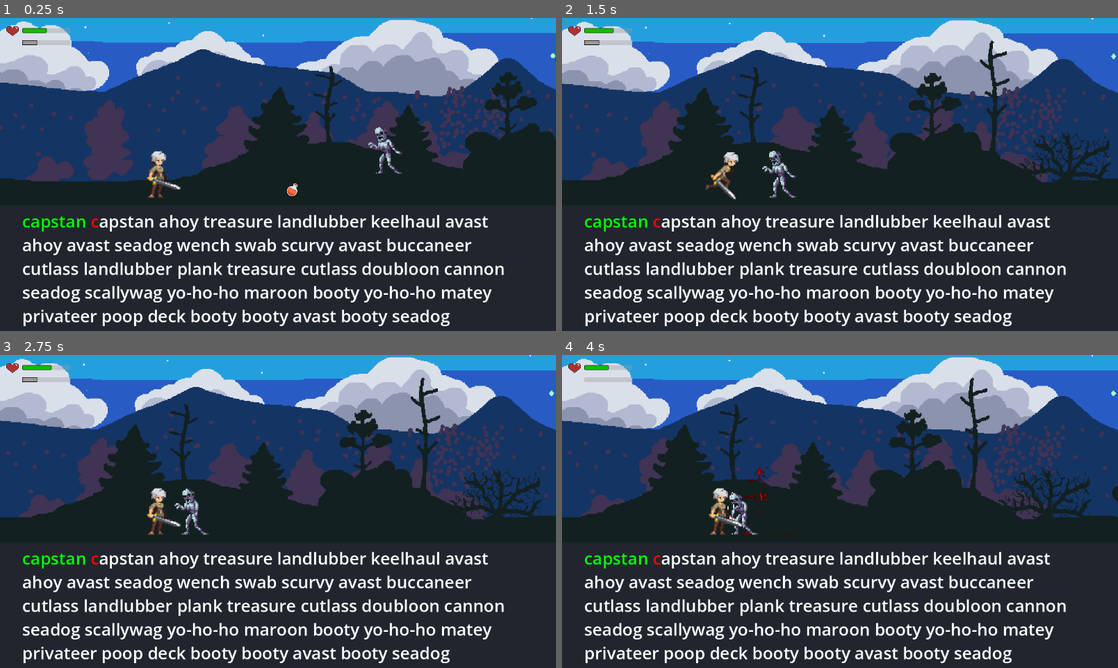
Above: before the commit, frames 1-4 (two rows, left to right).
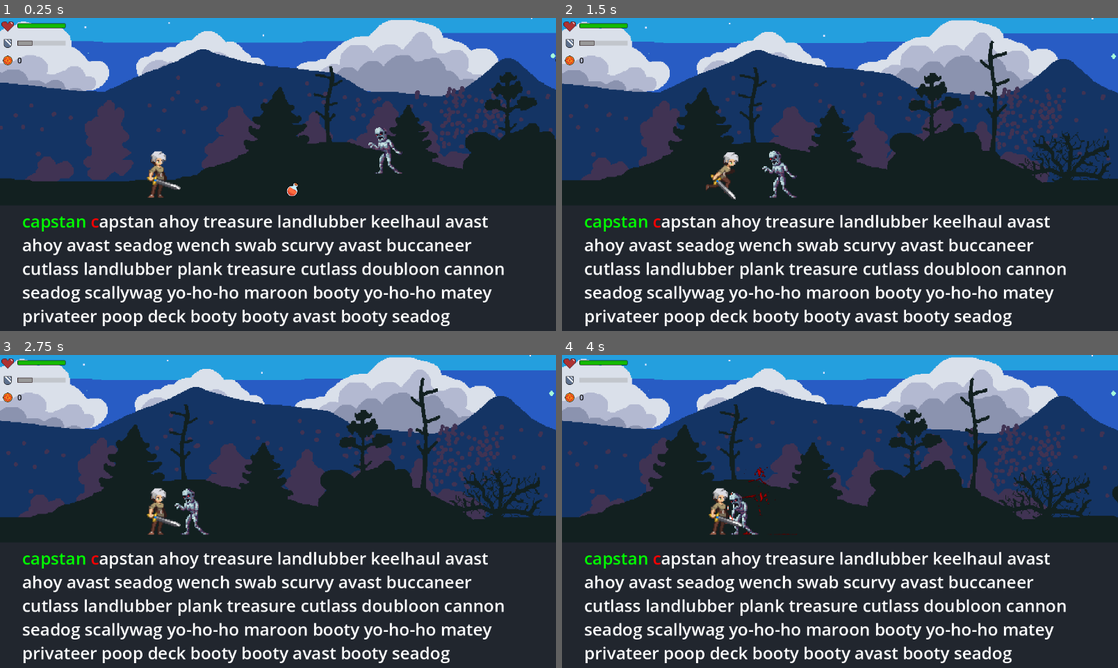
Above: after the commit, the same moments.

Repository: Rip50/RogueType
Game: Godot game, scene res://scenes/levels/level_night_forest.tscn
Two runs of this game, one before a commit and one after it. Both use one fixed random seed, a clock stepped at 60 frames per second and the inputs below.
Inputs (mouse positions are in pixels of both pictures, inside the frame that each line leads up to):
- Up to frame 1 (0.25 s): no input
- Up to frame 2 (1.5 s): tap Enter at 0.5 s; move the mouse to (962, 158) at 0.52 s; hold Right (move_right) from 0.53 s (still down); tap Space (attack) at 0.6 s; click (962, 158) at 0.67 s; move the mouse to (728, 190) at 1.27 s; tap Tab (pick_up) at 1.35 s
- Up to frame 3 (2.75 s): move the mouse to (333, 442) at 2.02 s; release Right (move_right) at 2.03 s; tap Space (attack) at 2.1 s
- Up to frame 4 (4 s): move the mouse to (812, 574) at 2.77 s; hold Right (move_right) from 2.78 s (still down); tap Tab (pick_up) at 2.85 s; click (812, 574) at 2.92 s; move the mouse to (1006, 558) at 3.52 s; tap Space (attack) at 3.6 s

The runs differ from the first frame. In frame 1, 0.5% of the frame differs, in the area x 0-13%, y 1-16%; in frame 2, 0.5%; in frame 3, 0.5%; in frame 4, 0.5%.

Commit message:
Gold counter. Icons for user interface

Diff:
--- a/scenes/ui/user_interface.gd
+++ b/scenes/ui/user_interface.gd
@@ -2,6 +2,7 @@
 
 @onready var health_bar = $VBoxContainer/HealthbarContainer/HealthBar
 @onready var defense_bar = $VBoxContainer/DefenseBarContainer/DefenseBar
+@onready var gold_counter: Label = $VBoxContainer/GoldContainer/GoldCounter
 
 # Called when the node enters the scene tree for the first time.
 func _ready() -> void:
@@ -9,6 +10,7 @@
 	SignalBus.player_max_health_changed.connect(_update_healthbar_max_value)
 	SignalBus.player_defense_changed.connect(_update_defensebar_value)
 	SignalBus.player_max_defense_changed.connect(_update_defensebar_max_value)
+	SignalBus.player_gold_changed.connect(_update_gold_counter)
 
 
 func _update_healthbar_value(value: int) -> void:
@@ -25,3 +27,7 @@
 
 func _update_defensebar_max_value(value: int) -> void:
 	defense_bar.max_value = value
+
+
+func _update_gold_counter(value: int) -> void:
+	gold_counter.text = str(value)
--- a/scenes/ui/user_interface.tscn
+++ b/scenes/ui/user_interface.tscn
@@ -1,7 +1,9 @@
-[gd_scene load_steps=6 format=3 uid="uid://bq3e801w55dpd"]
+[gd_scene load_steps=9 format=3 uid="uid://bq3e801w55dpd"]
 
 [ext_resource type="Texture2D" uid="uid://rajhyjl53v77" path="res://art/interface/heart.png" id="1_hbs40"]
 [ext_resource type="Script" path="res://scenes/ui/user_interface.gd" id="1_k7wxe"]
+[ext_resource type="Texture2D" uid="uid://ct57vagerg14b" path="res://art/interface/shield.png" id="3_c5mup"]
+[ext_resource type="Texture2D" uid="uid://cwrfbhdfffr6y" path="res://art/interface/coin.png" id="4_b2nd6"]
 
 [sub_resource type="StyleBoxFlat" id="StyleBoxFlat_pwtvn"]
 bg_color = Color(0.6, 0.6, 0.6, 0.368627)
@@ -26,18 +28,20 @@
 border_width_bottom = 1
 border_color = Color(0.0784314, 0, 0, 1)
 
+[sub_resource type="LabelSettings" id="LabelSettings_i4m7p"]
+font_color = Color(0, 0, 0, 1)
+outline_color = Color(0, 0, 0, 1)
+
 [node name="UserInterface" type="CanvasLayer"]
 script = ExtResource("1_k7wxe")
 
 [node name="VBoxContainer" type="VBoxContainer" parent="."]
-offset_left = 10.0
-offset_top = 10.0
-offset_right = 40.0
-offset_bottom = 40.0
+offset_right = 136.0
+offset_bottom = 95.0
 
 [node name="HealthbarContainer" type="HBoxContainer" parent="VBoxContainer"]
 layout_mode = 2
-size_flags_horizontal = 10
+size_flags_horizontal = 0
 
 [node name="CenterContainer" type="CenterContainer" parent="VBoxContainer/HealthbarContainer"]
 layout_mode = 2
@@ -52,15 +56,17 @@
 [node name="HealthBar" type="ProgressBar" parent="VBoxContainer/HealthbarContainer"]
 custom_minimum_size = Vector2(100, 10)
 layout_mode = 2
+size_flags_horizontal = 0
 size_flags_vertical = 4
 theme_override_styles/background = SubResource("StyleBoxFlat_pwtvn")
 theme_override_styles/fill = SubResource("StyleBoxFlat_2h07d")
-value = 100.0
+max_value = 50.0
+value = 50.0
 show_percentage = false
 
 [node name="DefenseBarContainer" type="HBoxContainer" parent="VBoxContainer"]
 layout_mode = 2
-size_flags_horizontal = 10
+size_flags_horizontal = 0
 
 [node name="CenterContainer" type="CenterContainer" parent="VBoxContainer/DefenseBarContainer"]
 layout_mode = 2
@@ -69,6 +75,7 @@
 
 [node name="Icon" type="TextureRect" parent="VBoxContainer/DefenseBarContainer/CenterContainer"]
 layout_mode = 2
+texture = ExtResource("3_c5mup")
 stretch_mode = 2
 
 [node name="DefenseBar" type="ProgressBar" parent="VBoxContainer/DefenseBarContainer"]
@@ -79,3 +86,21 @@
 theme_override_styles/fill = SubResource("StyleBoxFlat_6uvns")
 value = 100.0
 show_percentage = false
+
+[node name="GoldContainer" type="HBoxContainer" parent="VBoxContainer"]
+layout_mode = 2
+
+[node name="CenterContainer" type="CenterContainer" parent="VBoxContainer/GoldContainer"]
+layout_mode = 2
+size_flags_horizontal = 4
+size_flags_vertical = 4
+
+[node name="Icon" type="TextureRect" parent="VBoxContainer/GoldContainer/CenterContainer"]
+layout_mode = 2
+texture = ExtResource("4_b2nd6")
+stretch_mode = 2
+
+[node name="GoldCounter" type="Label" parent="VBoxContainer/GoldContainer"]
+layout_mode = 2
+text = "0"
+label_settings = SubResource("LabelSettings_i4m7p")
--- a/shaders/flash.tres
+++ b/shaders/flash.tres
@@ -60,7 +60,6 @@
 
 }
 "
-graph_offset = Vector2(234.038, -45.3228)
 mode = 1
 flags/light_only = false
 nodes/fragment/0/position = Vector2(840, 80)
Binary file changed: art/Interface/heart.png
Binary file added: art/interface/coin.png
Not shown, added: art/interface/coin.png.import
Binary file added: art/interface/shield.png
Not shown, added: art/interface/shield.png.import
